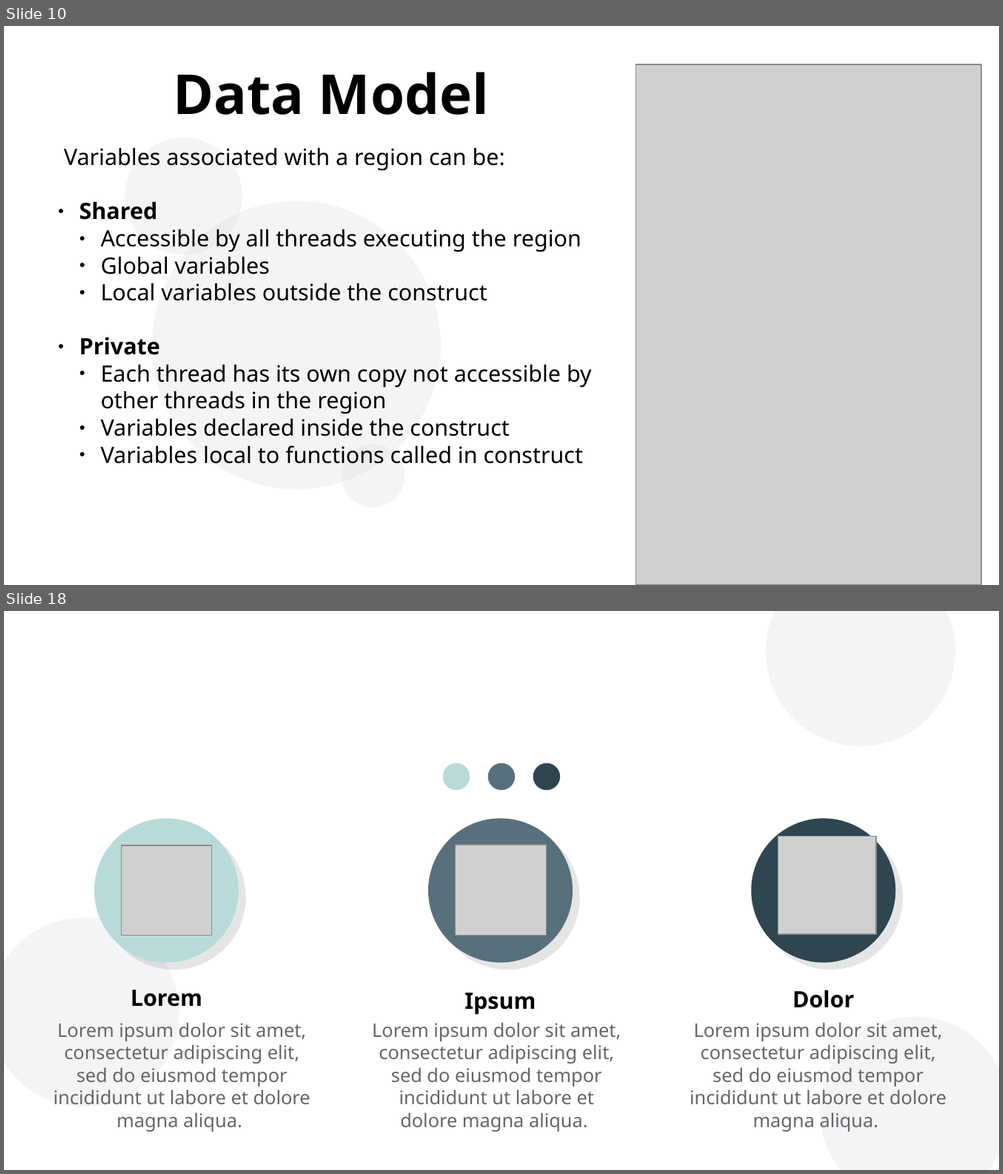
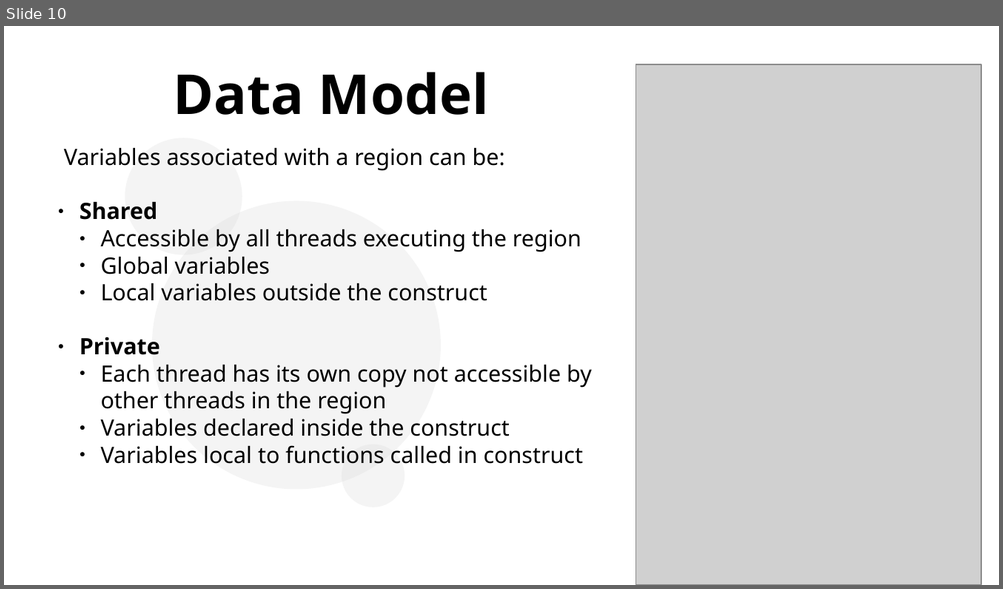
Before and after one commit to tajkhan/openmp_cpd_2024, a slide deck: presentation.pptx. Shown one above the other, each under a label of ours: slides 10 and 18 before the commit, slide 10 after it; the slides between them are not shown. The pictures are 1003x1174 and 1003x589 pixels, drawn with LibreOffice and Linux fonts; fonts in the diff are those of the drawing; grey boxes stand for pictures; background and template pictures are left out. Boxes give left, top, right and bottom in pixels: in the first picture for what was removed or moved away, otherwise in the second. Text is boxed around its words. In the diff, an @@ line names an element or a change of style, - is before the commit and + after.

```diff
--- a/presentation.pptx
+++ b/presentation.pptx
@@ slide 18 removed at (x1=4, y1=611, x2=999, y2=1170), background #FFFFFF @@
@@ ellipse removed at (x1=765, y1=611, x2=955, y2=746) @@
@@ ellipse removed at (x1=443, y1=763, x2=469, y2=791) @@
@@ ellipse removed at (x1=488, y1=763, x2=515, y2=791) @@
@@ ellipse removed at (x1=533, y1=763, x2=560, y2=791) @@
@@ ellipse removed at (x1=94, y1=819, x2=239, y2=963) @@
@@ ellipse removed at (x1=428, y1=819, x2=572, y2=963) @@
@@ ellipse removed at (x1=751, y1=819, x2=896, y2=963) @@
@@ picture removed at (x1=122, y1=846, x2=212, y2=936) @@
@@ picture removed at (x1=455, y1=845, x2=546, y2=936) @@
@@ picture removed at (x1=778, y1=837, x2=876, y2=935) @@
@@ ellipse removed at (x1=4, y1=918, x2=179, y2=1108) @@
@@ text removed at (x1=131, y1=990, x2=202, y2=1007) @@
-Lorem
@@ text removed at (x1=464, y1=993, x2=535, y2=1015) @@
-Ipsum
@@ text removed at (x1=792, y1=991, x2=854, y2=1008) @@
-Dolor
@@ text removed at (x1=54, y1=1022, x2=310, y2=1132) @@
-Lorem ipsum dolor sit amet, consectetur adipiscing elit, sed do eiusmod tempor incididunt ut labore et dolore magna aliqua.
@@ text removed at (x1=372, y1=1022, x2=620, y2=1132) @@
-Lorem ipsum dolor sit amet, consectetur adipiscing elit, sed do eiusmod tempor incididunt ut labore et dolore magna aliqua.
@@ text removed at (x1=689, y1=1022, x2=946, y2=1132) @@
-Lorem ipsum dolor sit amet, consectetur adipiscing elit, sed do eiusmod tempor incididunt ut labore et dolore magna aliqua.
@@ ellipse removed at (x1=820, y1=1017, x2=999, y2=1170) @@
```
Also in this commit, not shown: 1 slide added, 8 other slides removed.
